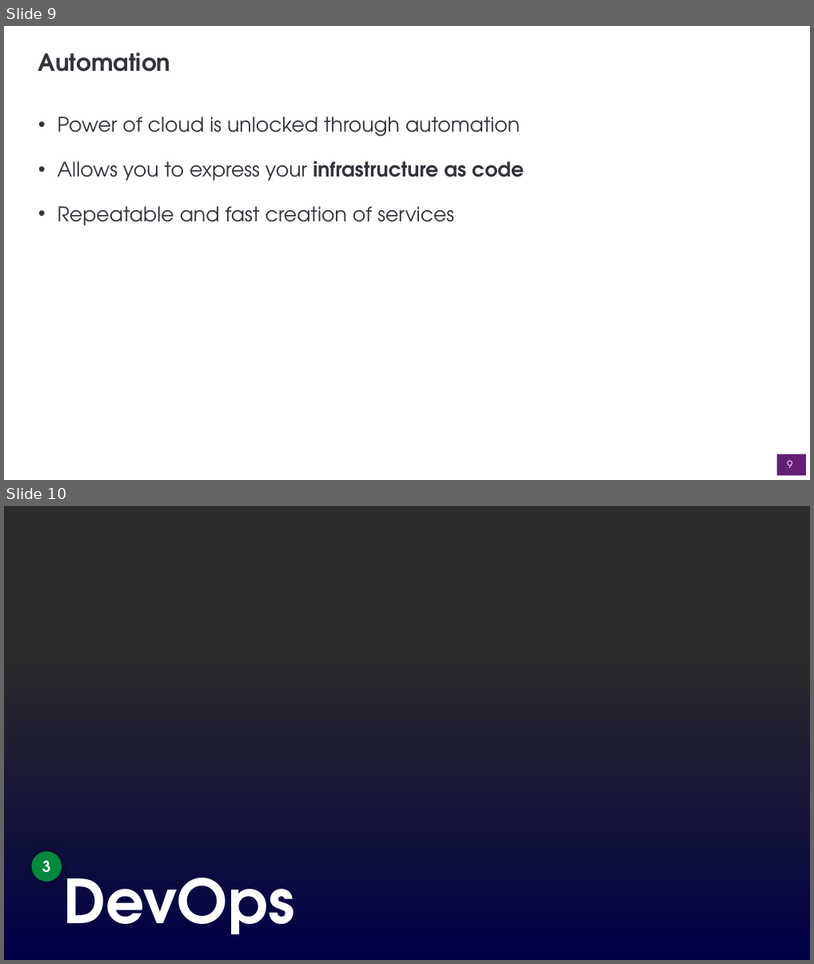
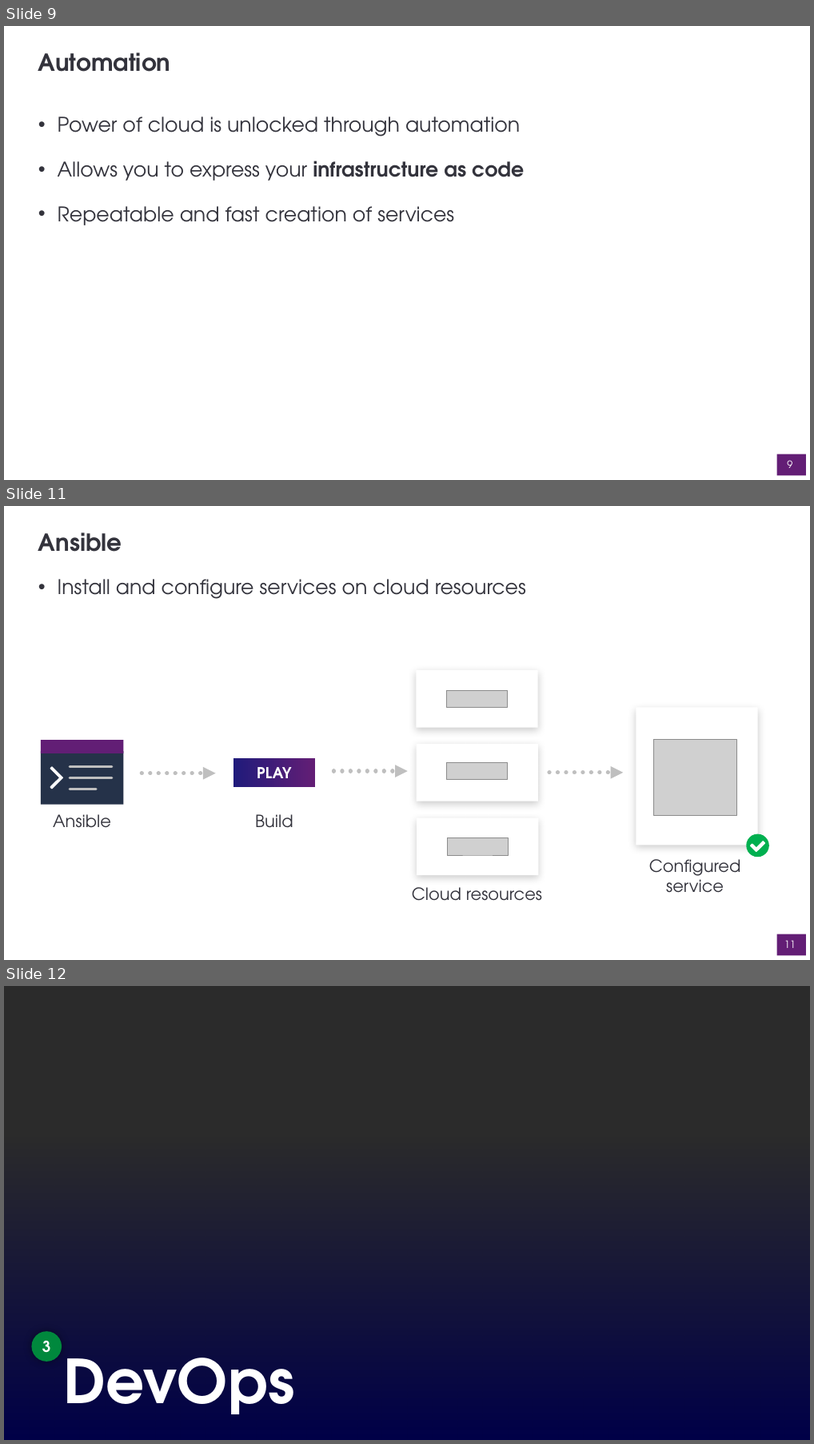
Before and after one commit to dto-btn/reading-material, a slide deck: presentations/digital-hour-cloud-automation.pptx. Shown one above the other, each under a label of ours: slides 9 and 10 before the commit, slides 9, 11 and 12 after it; the slides between them are not shown. The pictures are 814x964 and 814x1444 pixels, drawn with LibreOffice and Linux fonts; fonts in the diff are those of the drawing; grey boxes stand for pictures; background and template pictures are left out; a plain dark background stands for a picture behind light text. Boxes give left, top, right and bottom in pixels: in the first picture for what was removed or moved away, otherwise in the second. Text is boxed around its words. In the diff, an @@ line names an element or a change of style, - is before the commit and + after.

```diff
--- a/presentations/digital-hour-cloud-automation.pptx
+++ b/presentations/digital-hour-cloud-automation.pptx
@@ slide 11 added at (4,506,810,960), background #FFFFFF @@
@@ title added at (38,532,122,552), 28 pt, text #33333C, bold @@
+Ansible
@@ text added at (58,579,526,599), 24 pt, text #33333C @@
+• Install and configure services on cloud resources
@@ text added at (53,814,111,828), 20 pt, text #33333C @@
+Ansible
@@ text added at (255,814,294,828), 20 pt, text #33333C @@
+Build
@@ group added at (41,670,770,875): 7 rectangles, 4 pictures, 3 lines, 3 arrows, 2 freeform shapes, 1 ellipse @@
+PLAY
@@ text added at (650,859,742,892), 20 pt, text #33333C @@
+Configured
+service
@@ text added at (412,887,542,900), 20 pt, text #33333C @@
+Cloud resources
@@ page number added at (777,934,806,955), fill #631E75, 12 pt, text #FFFFFF @@
+11
@@ what was slide 10 is now slide 12 @@
```
Also in this commit, not shown: 1 slide changed, 2 other slides added.
